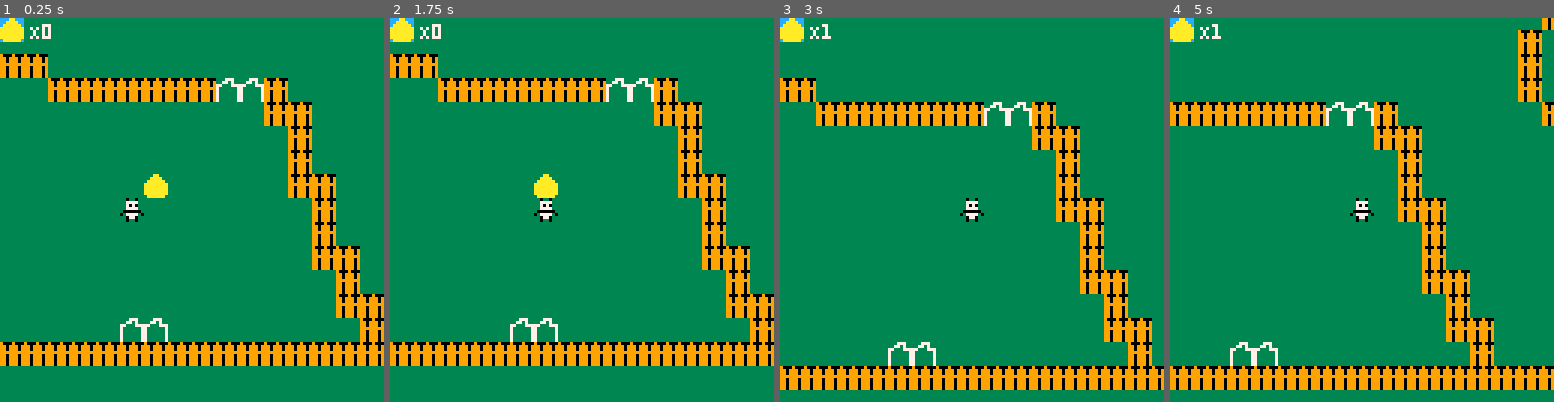
Above: before the commit, frames 1-4 (left to right).
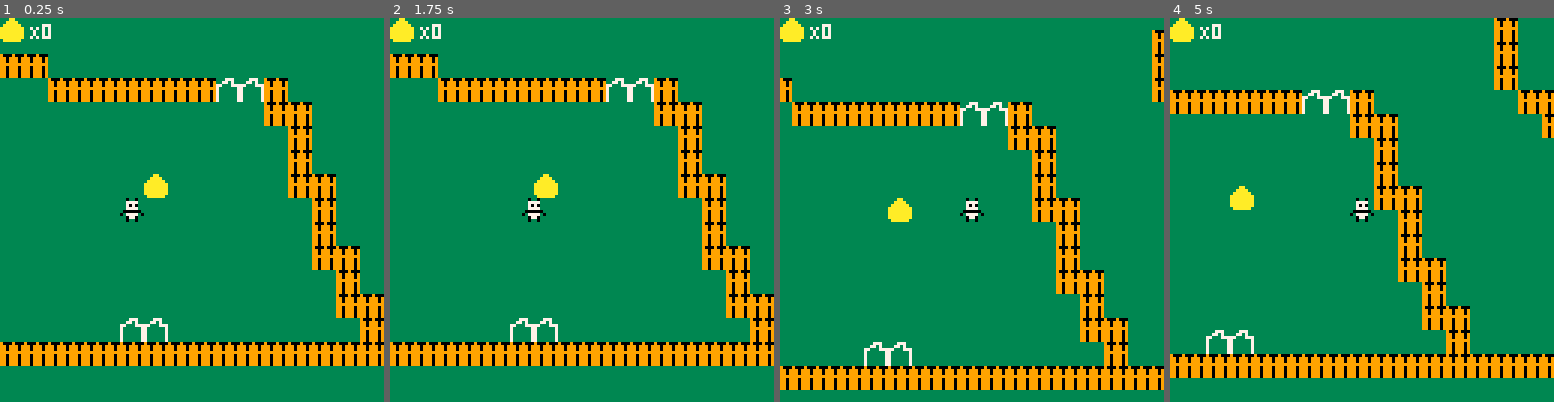
Above: after the commit, the same moments.

Repository: adatechschool/projet-collectif-pico8-marvelous_panda
Game: PICO-8 cartridge mon_petit_zoo.p8
The game is run twice, just before and just after one commit, with the same random seed, the same clock (stepped at 60 frames per second) and the same inputs.
Inputs:
- Up to frame 1 (0.25 s): no input
- Up to frame 2 (1.75 s): hold Right from 1.6 s (still down)
- Up to frame 3 (3 s): release Right at 2.1 s; hold Up 2.15-2.42 s; hold Right from 2.47 s (still down)
- Up to frame 4 (5 s): release Right at 3.03 s; hold Left 3.08-3.58 s; hold Down 3.63-3.97 s; hold Right 4.02-4.68 s; hold Up from 4.73 s (still down)

The runs differ from the first frame. In frame 1, less than 0.1% of the frame differs, in the area x 0-7%, y 0-7%; in frame 2, 0.4%; in frame 3, 11%; in frame 4, 21%, in the area x 0-100%, y 0-97%.

Commit message:
un peu de l'animation du panda, caméra fluide

Diff:
--- a/mon_petit_zoo.p8
+++ b/mon_petit_zoo.p8
@@ -13,18 +13,18 @@
 
 function _draw()
 	cls(3)
+	palt(0,false)
+	palt(12,true)
 	draw_map()
 	draw_player()
 	draw_ui()
+	palt()
 end
 -->8
 --map
 
 function draw_map()
- palt(0,false)
- palt(12,true)
 	map(0,0,0,0,128,64)
-	palt()
 end
 
 function check_flag(flag,x,y)
@@ -34,9 +34,13 @@
 
 
 function update_camera()
- local camx=mid(0,p.x-7.5,127-15)
- local camy=mid(0,p.y-7.5,63-15)
- camera(camx*8,camy*8)
+ local map_width=127
+ local map_height=63
+ local camx=mid(0,(p.x-7.5)*8+p.ox,
+            (map_width-15)*8)
+ local camy=mid(0,(p.y-7.5)*8+p.oy,
+            (map_height-15)*8)
+ camera(camx,camy)
 end
 
 --function update_camera()
@@ -58,8 +62,10 @@
 
 function create_player()
  p={
-   x=5,
-   y=25,
+   x=5,y=25,
+   ox=0,oy=0,
+   start_ox=0,start_oy=0,
+   anim_t=0,
    sprite=20,
    oeufs=0
    }
@@ -68,26 +74,51 @@
 function player_mouvement()
  newx=p.x
  newy=p.y
-
- if (btnp(⬅️)) newx-=1
- if (btnp(➡️)) newx+=1
- if (btnp(⬆️)) newy-=1
- if (btnp(⬇️)) newy+=1
+ if p.anim_t==0 then
+    newox=0
+    newoy=0
+ if btn(⬅️) then
+  newx-=1
+  newox=8
+  p.flip=true
+ elseif btn(➡️) then
+  newx+=1
+  newox=-8
+  p.flip=false
+ elseif btn(⬆️) then
+  newy-=1
+  newoy=8
+ elseif btn(⬇️) then
+ 	newy+=1
+  newoy=-8
+ end
+ if p.anim_t%0.25!=0 then
+  p.sprite=21
+ else
+  p.sprite=20
+ end
+end
 
  interact(newx,newy)
 
- if not check_flag(0,newx,newy)
+ if (newx!=p.x or newy!=p.y)
+  and not
+   check_flag(0,newx,newy)
   then
   p.x=mid(0,newx,47)
   p.y=mid(0,newy,31)
+  p.start_ox=newox
+  p.start_oy=newoy
+  p.anim_t=1
   end
+  p.anim_t=max(p.anim_t-0.125,0)
+  p.ox=p.start_ox*p.anim_t
+  p.oy=p.start_oy*p.anim_t
 end
 
 function draw_player()
- palt(0,false)
- palt(12,true)
-	spr(p.sprite,p.x*8,p.y*8)
-	palt()
+	spr(p.sprite,p.x*8+p.ox,
+	    p.y*8+p.oy,1,1,p.flip)
 end
 
 -->8
@@ -121,22 +152,22 @@
 end
 
 __gfx__
-0000000000000000000000003333333300990000bbbbbbbb11111111cc0cc0cb90009000ccc777cceeeeeeee99999999eeeeeeee4444444400999900cccaaccc
-0000000000000000000000003333333300990000bbbbbbbb11111111cc7777cb99099909cc77c7cce000000e90000009e000000e0004000009900990ccaaaacc
-0000000000001100001100003333333300990000bbb7bbbb11111111cc7070cb9909990977ccc777e000000e90000009e000000e0004000099000099caaaaaac
-0070070000001100001100003333333300990000bb7a7bbb11111111cc7777cb999999997cccccc7eeeeeeee99000000e00000ee0004000090000009aaaaaaaa
-0007700000007777777700003333333300000000bbb7bbbb11111111c0000000990999097cccccc7e000000000999999eeeeeee00004000090000009aaaaaaaa
-0007700000077777777770003333333300990000bbbbb9bb111111110c7777cb990999097cccccc7e000000000000009e00eee000004000099000009aaaaaaaa
-0070070000777117711777003333333300990000bbbb9a9b11111111cc0770cc990999097cccccc7e000000090000009e0000eee0004000009900099aaaaaaaa
-0000000000777117711777003333333300990000bbbbb9bb11111111cc0cc0cc990999097cccccc7e000000099999999e000000e0004000000999990caaaaaac
-33333333007777777777770000aaaa00cc0cc0cc00000000000000000000000000000000cccccccccccccccc0000000000000000000000000000000000000000
-33333333000011777711000000a00aaacc7777cc00000000000000000000000000000000ccc88ccccccccccc0000000000000000000000000000000000000000
-3333333300007777777700000aa0000acc7070cc00000000000000000000000000000000cc8cc8cccccccccc0000000000000000000000000000000000000000
-333333330111777777771110aa000000cc7777cc00000000000000000000000000000000c8cccc8ccccccccc0000000000000000000000000000000000000000
-333333330011777777771100aa0000aac000000c00000000000000000000000000000000c8cccc8ccccccccc0000000000000000000000000000000000000000
-3333333300007770077700000aa00aa00c7777c000000000000000000000000000000000c8cccc8ccccccccc0000000000000000000000000000000000000000
-33333333000011100111000000aaaa00cc0770cc00000000000000000000000000000000c8cccc8ccccccccc0000000000000000000000000000000000000000
-33333333000000000000000000000000cc0cc0cc00000000000000000000000000000000c8cccc8ccccccccc0000000000000000000000000000000000000000
+00000000cccccccccccccccc3333333300990000bbbbbbbb11111111cc0cc0cb90009000ccc777cceeeeeeee99999999eeeeeeee4444444400999900cccaaccc
+00000000cccccccccccccccc3333333300990000bbbbbbbb11111111cc7777cb99099909cc77c7cce000000e90000009e000000e0004000009900990ccaaaacc
+00000000cccc00cccc00cccc3333333300990000bbb7bbbb11111111cc7070cb9909990977ccc777e000000e90000009e000000e0004000099000099caaaaaac
+00700700cccc00cccc00cccc3333333300990000bb7a7bbb11111111cc7777cb999999997cccccc7eeeeeeee99000000e00000ee0004000090000009aaaaaaaa
+00077000cccc77777777cccc3333333300000000bbb7bbbb11111111c0000000990999097cccccc7e000000000999999eeeeeee00004000090000009aaaaaaaa
+00077000ccc7777777777ccc3333333300990000bbbbb9bb111111110c7777cb990999097cccccc7e000000000000009e00eee000004000099000009aaaaaaaa
+00700700cc777007700777cc3333333300990000bbbb9a9b11111111cc0770cc990999097cccccc7e000000090000009e0000eee0004000009900099aaaaaaaa
+00000000cc777007700777cc3333333300990000bbbbb9bb11111111cc0cc0cc990999097cccccc7e000000099999999e000000e0004000000999990caaaaaac
+33333333cc777777777777cc00aaaa00cc0cc0cccc0cc0cc000000000000000000000000cccccccccccccccc0000000000000000000000000000000000000000
+33333333cccc00777700cccc00a00aaacc7777cccc7777cc000000000000000000000000ccc88ccccccccccc0000000000000000000000000000000000000000
+33333333cccc77777777cccc0aa0000acc7070cccc7070cc000000000000000000000000cc8cc8cccccccccc0000000000000000000000000000000000000000
+33333333c00077777777000caa000000cc7777cccc7777cc000000000000000000000000c8cccc8ccccccccc0000000000000000000000000000000000000000
+33333333cc007777777700ccaa0000aac000000cc000000c000000000000000000000000c8cccc8ccccccccc0000000000000000000000000000000000000000
+33333333cccc777cc777cccc0aa00aa00c7777c0c077770c000000000000000000000000c8cccc8ccccccccc0000000000000000000000000000000000000000
+33333333cccc000cc000cccc00aaaa00cc0770cccc7070cc000000000000000000000000c8cccc8ccccccccc0000000000000000000000000000000000000000
+33333333cccccccccccccccc00000000cc0cc0ccccc0c0cc000000000000000000000000c8cccc8ccccccccc0000000000000000000000000000000000000000
 00000000000000000000000000000000000000000000000000000000000000000000000000000000000000000000000000000000000000000000000000000000
 00000000000000000000000000000000000000000000000000000000000000000000000000000000000000000000000000000000000000000000000000000000
 00000000000000000000000000000000000000000000000000000000000000000000000000000000000000000000000000000000000000000000000000000000
